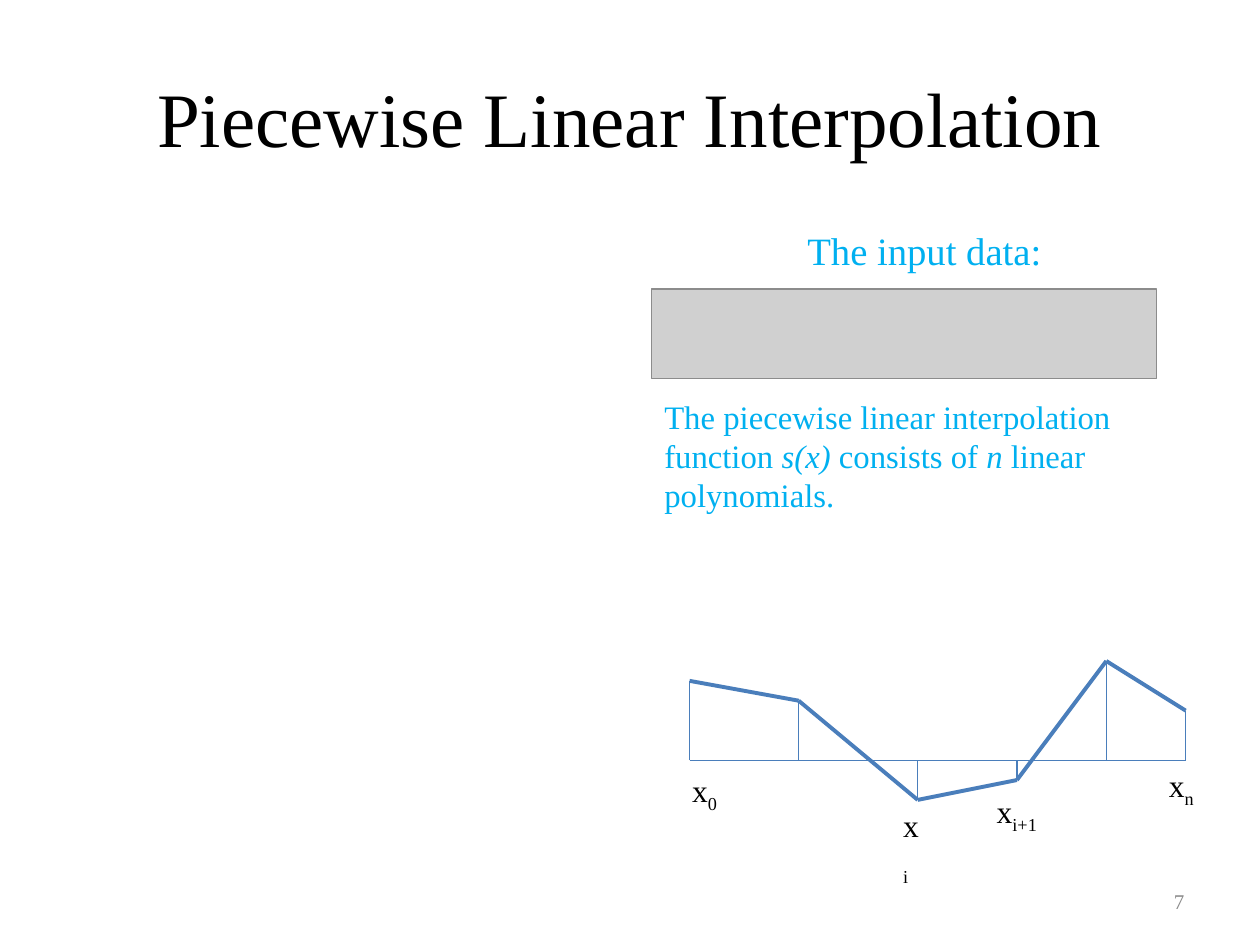
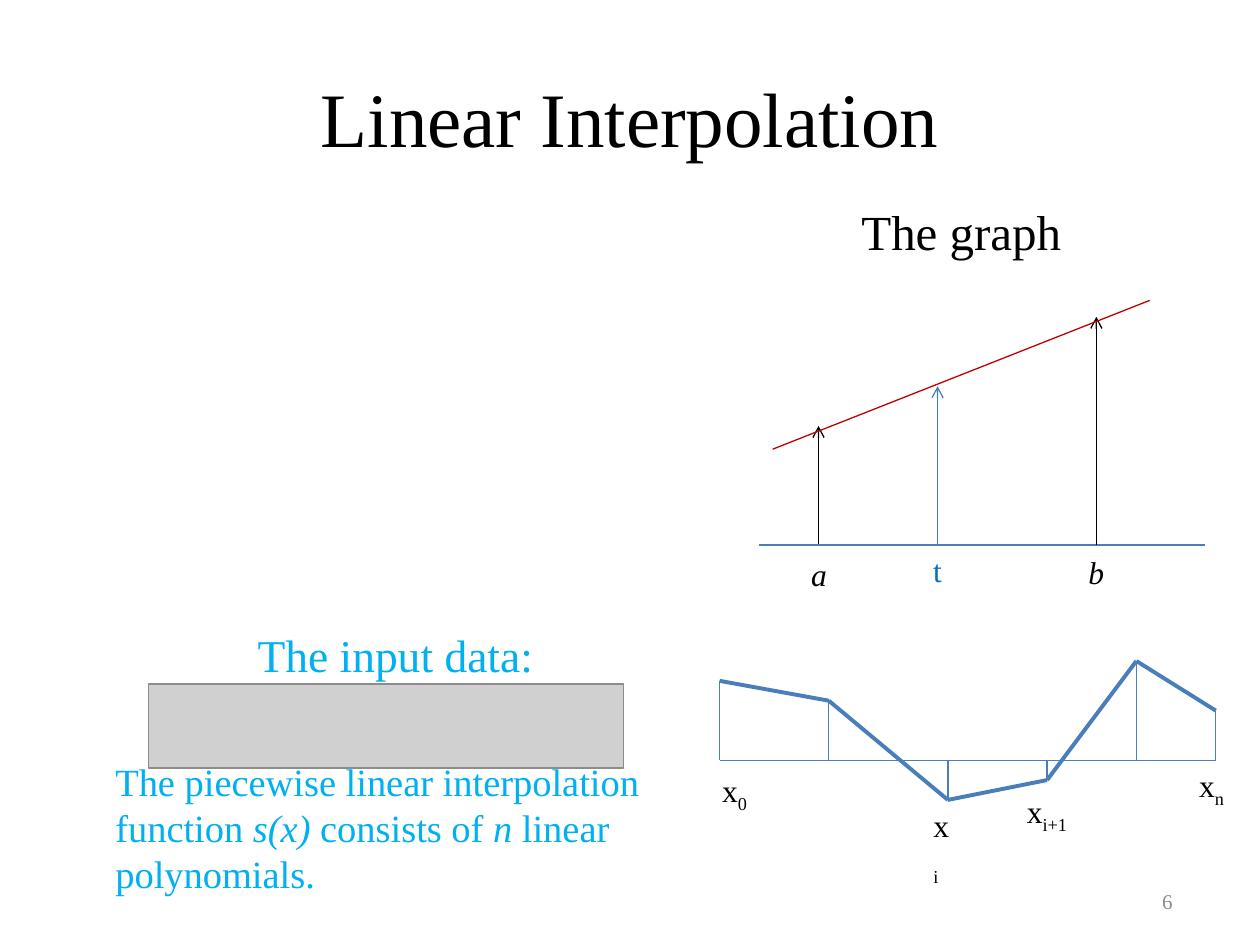
Before and after one commit to ttcpsntpc/Neumerical-Analysis, a slide deck: slide 6 of Lagrange interpolation/專題/專題決賽報告檔.pptx (slide 7 before the commit). Drawn at 1260x945 pixels with LibreOffice and Linux fonts; fonts in the diff are those of the drawing; grey boxes stand for pictures. Boxes give left, top, right and bottom in pixels: in the first picture for what was removed or moved away, otherwise in the second. Text is boxed around its words. In the diff, an @@ line names an element or a change of style, - is before the commit and + after.

```diff
--- a/Lagrange interpolation/專題/專題決賽報告檔.pptx
+++ b/Lagrange interpolation/專題/專題決賽報告檔.pptx
@@ title at bbox=[321, 93, 938, 162]: text changed @@
-Piecewise Linear Interpolation
+Linear Interpolation
@@ text added at bbox=[861, 216, 1061, 260], 28 pt, text #000000 @@
+The graph
@@ group added at bbox=[759, 300, 1206, 587]: 3 arrows, 3 texts, 2 lines @@
+a
+t
+b
@@ text "The input data:": place and size @@
-text "The input data:" at bbox=[664, 238, 1110, 514]
+text "The input data:" at bbox=[115, 640, 639, 896]
@@ text "The input data:" at bbox=[115, 640, 639, 896]: size 22.1 to 26 pt in "The input data:"; size 18.7 to 22 pt in "The piecewise linear interpolation function s(x) consists ..." @@
@@ picture: place and size @@
-picture at bbox=[651, 289, 1157, 378]
+picture at bbox=[149, 684, 624, 769]
@@ 12 lines, 4 texts: place and size @@
-12 lines, 4 texts at bbox=[679, 662, 1207, 850]
+12 lines, 4 texts at bbox=[709, 662, 1237, 850]
@@ page number at bbox=[1162, 895, 1172, 909]: text changed @@
-7
+6
```
Also in this commit, not shown: 10 other slides changed, 6 slides added, 19 slides removed.
